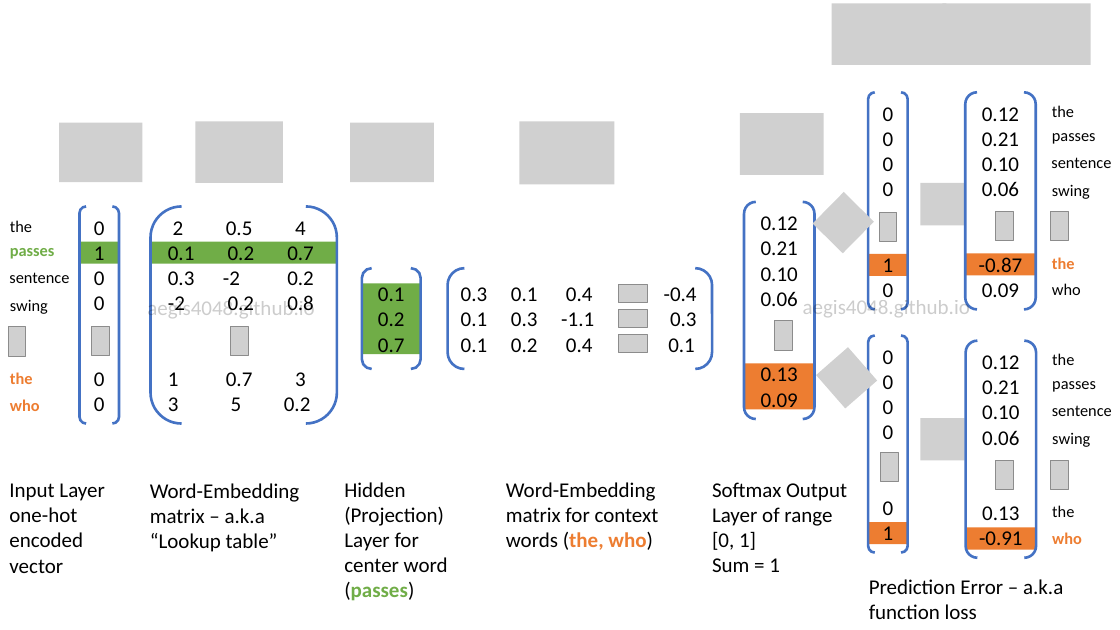
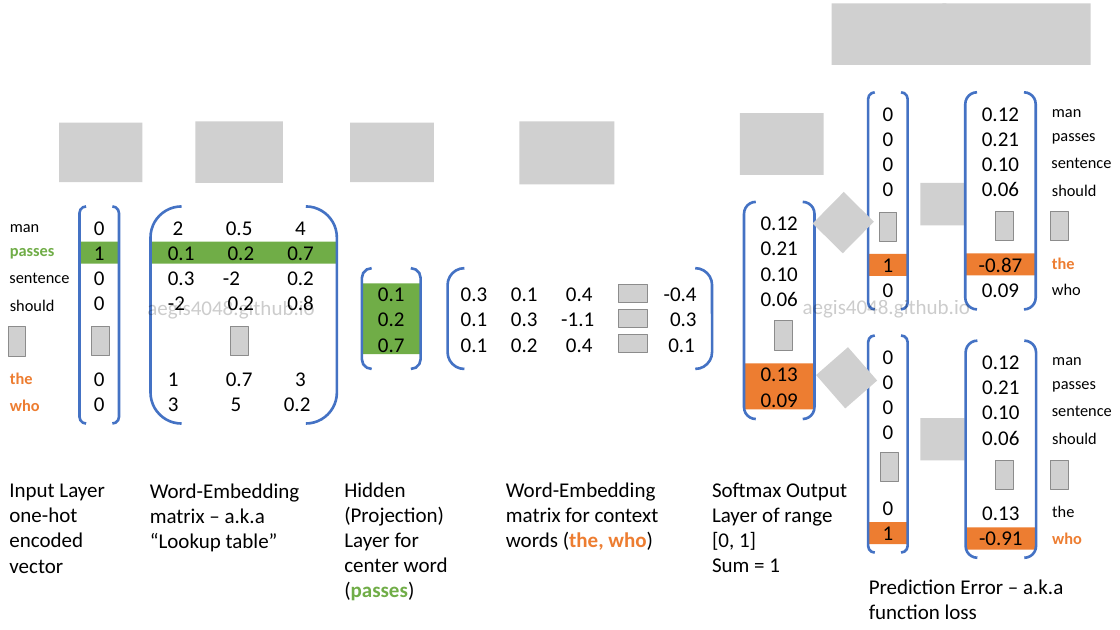
Before and after one commit to aegis4048/aegis4048.github.io-source, a slide deck: slide 10 of content/downloads/notebooks/spatial.pptx (slide 9 before the commit). Drawn at 1120x630 pixels with LibreOffice and Linux fonts; fonts in the diff are those of the drawing; grey boxes stand for pictures. Boxes give left, top, right and bottom in pixels: in the first picture for what was removed or moved away, otherwise in the second. Text is boxed around its words. In the diff, an @@ line names an element or a change of style, - is before the commit and + after.

```diff
--- a/content/downloads/notebooks/spatial.pptx
+++ b/content/downloads/notebooks/spatial.pptx
@@ text at bbox=[1052, 109, 1081, 117]: text changed @@
-the
+man
@@ text at bbox=[1052, 184, 1097, 196]: text changed @@
-swing
+should
@@ text at bbox=[10, 224, 39, 232]: text changed @@
-the
+man
@@ text at bbox=[10, 299, 55, 311]: text changed @@
-swing
+should
@@ text at bbox=[1052, 357, 1081, 365]: text changed @@
-the
+man
@@ text at bbox=[1052, 432, 1097, 444]: text changed @@
-swing
+should
```
Also in this commit, not shown: 3 other slides changed, 2 slides added, 1 slide removed, 10 other files.
